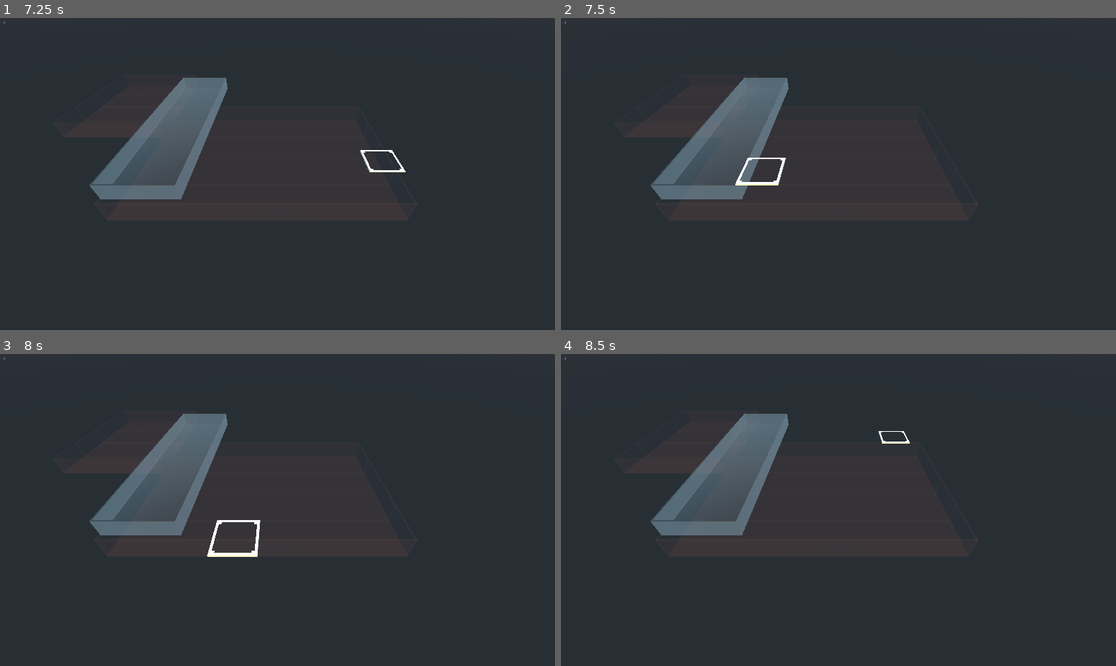
Above: before the commit, frames 1-4 (two rows, left to right).
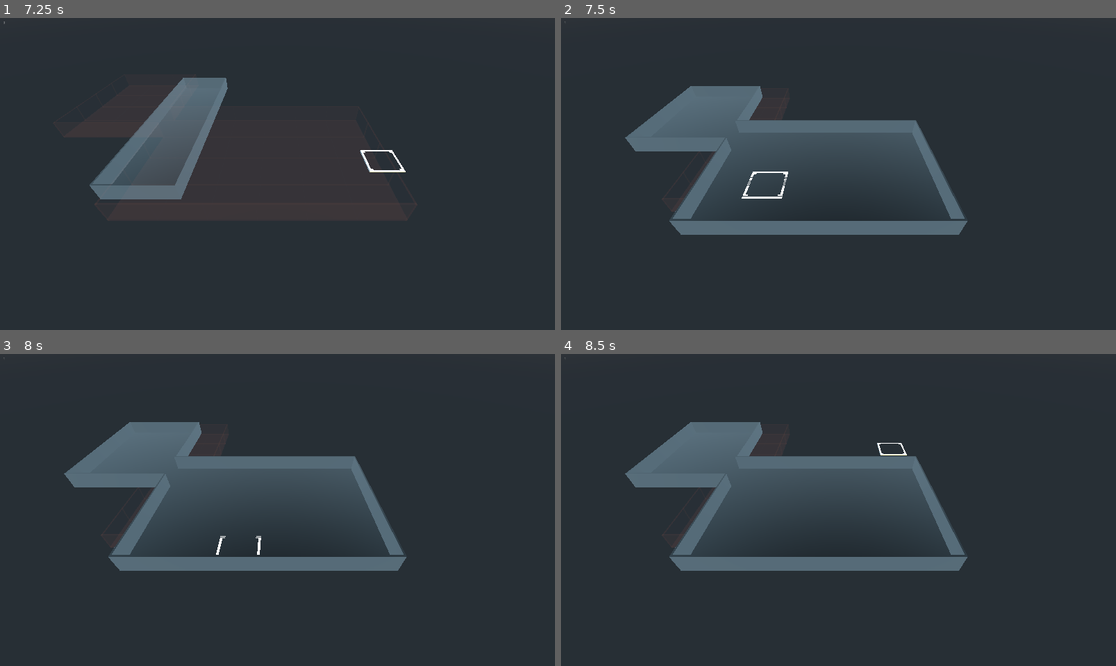
Above: after the commit, the same moments.

Repository: newnoiseworks/TowerStory
Game: Godot game, scene res://Scenes/building/building.tscn
Two runs of this game, one before a commit and one after it. Both use one fixed random seed, a clock stepped at 60 frames per second and the inputs below.
Inputs (mouse positions are in pixels of both pictures, inside the frame that each line leads up to):
- Up to frame 1 (7.25 s): tap Enter at 0.5, 5.75 s; move the mouse to (399, 158) at 0.52 s; press the mouse at (399, 158) at 0.53 s; hold D (move_right) 0.53-1.25 s; release the mouse at (399, 158) at 1.25 s; drag from (166, 189) to (249, 236) at 1.27 s; tap Space at 2 s; move the mouse to (333, 105) at 2.02 s; hold D (move_right) 2.03-2.75 s; tap Alt at 2.1 s; click (333, 105) at 2.17 s; drag from (249, 236) to (111, 127) at 2.77 s; move the mouse to (444, 220) at 3.52 s; hold A (move_left) 3.53-4.25 s; tap Shift at 3.6 s; click (444, 220) at 3.67 s; drag from (111, 127) to (194, 96) at 4.27 s; move the mouse to (305, 174) at 5.02 s; hold X (move_down) 5.03-5.75 s; right-click (305, 174) at 5.1 s; click (305, 174) at 5.17 s; drag from (194, 96) to (166, 189) at 5.77 s; move the mouse to (399, 158) at 6.52 s; hold Z (move_up) from 6.53 s (still down); tap Ctrl at 6.6 s; click (399, 158) at 6.67 s
- Up to frame 2 (7.5 s): release Z (move_up) at 7.25 s; tap Space at 7.25 s; drag from (727, 189) to (810, 236) at 7.27 s
- Up to frame 3 (8 s): no input
- Up to frame 4 (8.5 s): tap Enter at 8 s; move the mouse to (894, 441) at 8.02 s; press the mouse at (894, 441) at 8.03 s; hold X (move_down) from 8.03 s (still down)

Frame 1 is identical in both runs. In frame 2, 12% of the frame differs, in the area x 0-76%, y 1-70%; in frame 3, 12%; in frame 4, 12%.
Error before the commit: Attempt to call function 'is_connected' in base 'null instance' on a null instance. (res://scenes/building/building.gd:51)

Commit message:
untested basement floor stuff

Diff:
--- a/Scenes/building/building.gd
+++ b/Scenes/building/building.gd
@@ -28,26 +28,34 @@
 
 func _unhandled_input(event):
 	if event.is_action_released("move_up") or event.is_action_released("move_down"):
-		if event.is_action_released("move_up") and floors.get_child_count() >= current_floor_idx and (current_floor == null or current_floor._get_piece_count() > 0):
-			previous_floor = get_node_or_null("floors/floor%s/floor" % [current_floor_idx])
-			current_floor_idx += 1
-			mouse_select.translate_object_local(Vector3(
-				0, camera_gimbal.camera_y_diff_per_floor, 0
-			))
+		_handle_floor_move(event)
 
-			_post_floor_change()
-		elif event.is_action_released("move_down") and basement.get_child_count() < current_floor_idx:
-			previous_floor = get_node_or_null("floors/floor%s/floor" % [current_floor_idx])
-			current_floor_idx -= 1
-			mouse_select.translate_object_local(Vector3(
-				0, camera_gimbal.camera_y_diff_per_floor * -1, 0
-			))
 
-			_post_floor_change()
+func _handle_floor_move(event):
+	if event.is_action_released("move_up") and floors.get_child_count() >= current_floor_idx and (current_floor == null or current_floor._get_piece_count() > 0):
+		previous_floor = _get_current_floor()
+		current_floor_idx += 1
+		mouse_select.translate_object_local(Vector3(
+			0, camera_gimbal.camera_y_diff_per_floor, 0
+		))
+
+		_post_floor_change()
+	elif event.is_action_released("move_down") and (current_floor_idx == 1 or basement.get_child_count() >= abs(current_floor_idx)) and current_floor_idx <= 0 and current_floor._get_piece_count() > 0 or current_floor_idx > 0:
+		previous_floor = _get_current_floor()
+		current_floor_idx -= 1
+		mouse_select.translate_object_local(Vector3(
+			0, camera_gimbal.camera_y_diff_per_floor * -1, 0
+		))
+
+		_post_floor_change()
+
+
+func _get_current_floor():
+	return get_node_or_null("%s/floor%s/floor" % ["floors" if current_floor_idx > 0 else "basement", current_floor_idx])
 
 
 func _post_floor_change():
-	current_floor = get_node_or_null("floors/floor%s/floor" % [current_floor_idx])
+	current_floor = _get_current_floor()
 	if current_floor == null: _create_new_current_floor()
 
 	if previous_floor.is_connected("input_event", self, "_on_floor_input_event"):
